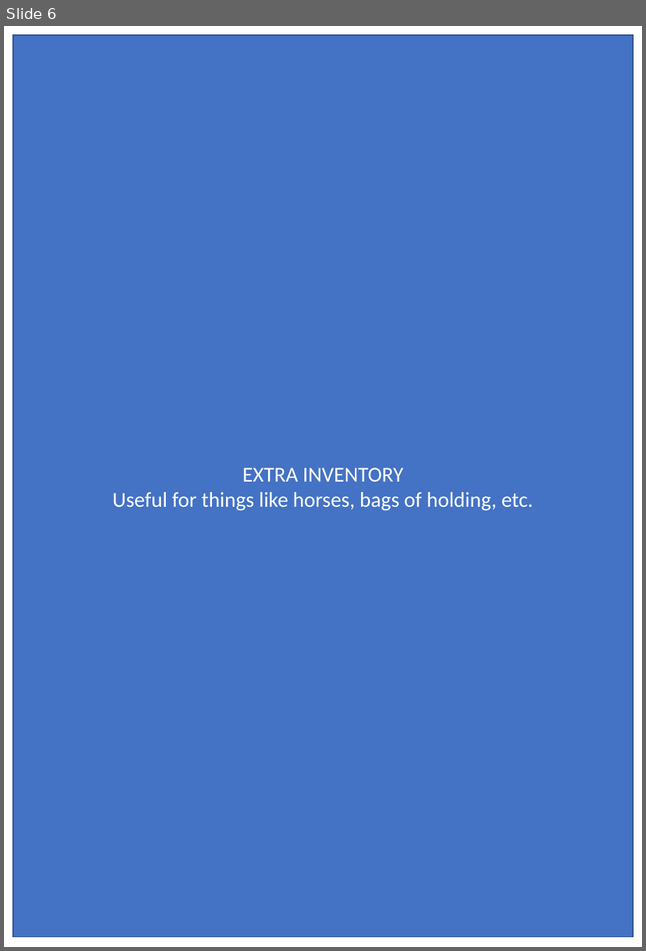
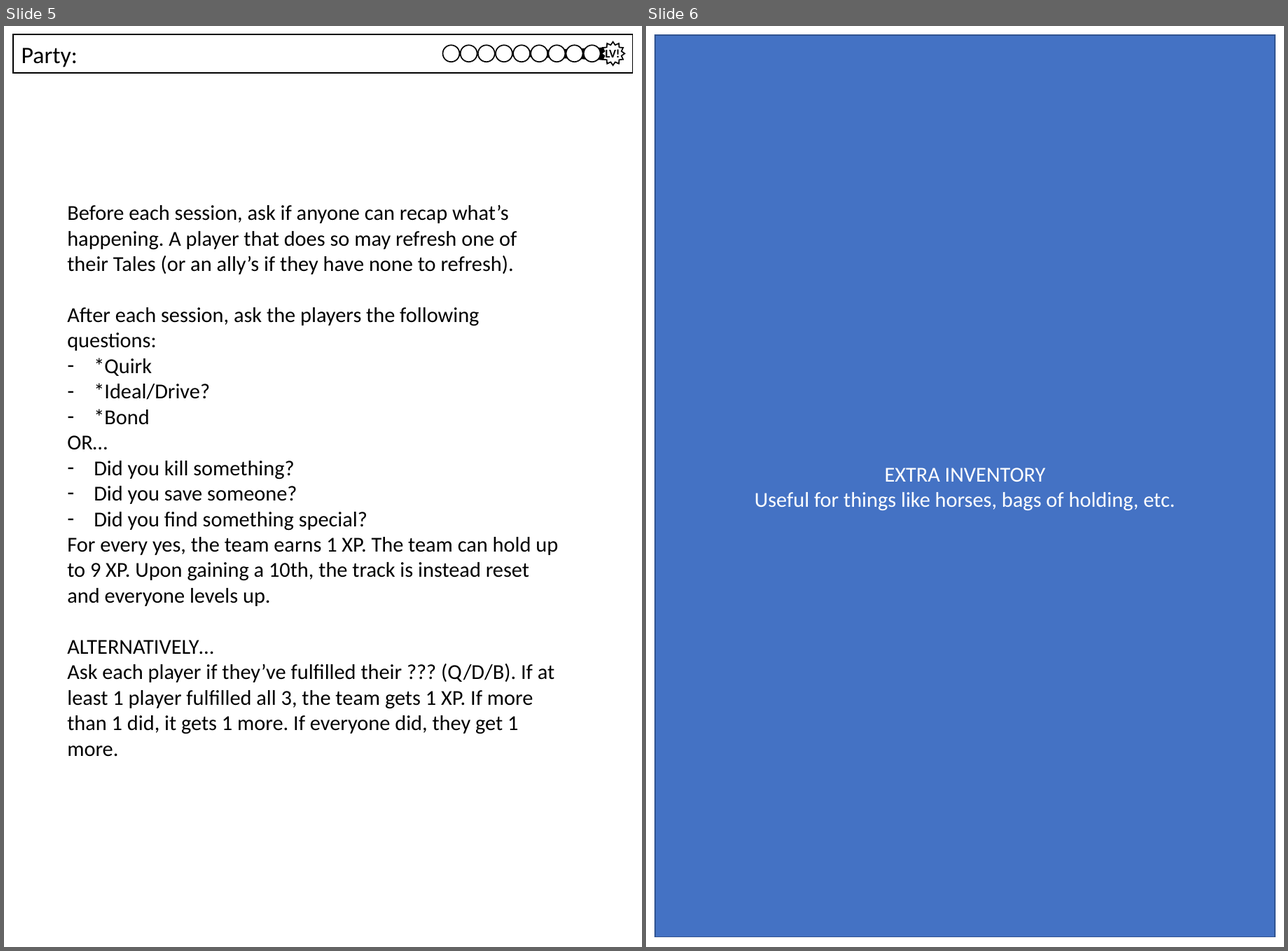
Before and after one commit to DrakirL/DrakirL.github.io, a slide deck: p10/sheets.pptx. Shown side by side, each under a label of ours: slide 6 before the commit, slides 5 and 6 after it. The pictures are 646x951 and 1288x951 pixels, drawn with LibreOffice and Linux fonts; fonts in the diff are those of the drawing. Boxes give left, top, right and bottom in pixels: in the first picture for what was removed or moved away, otherwise in the second. Text is boxed around its words. In the diff, an @@ line names an element or a change of style, - is before the commit and + after.

Commit message:
p10: Big push 2 - Before the playtest

```diff
--- a/p10/sheets.pptx
+++ b/p10/sheets.pptx
@@ slide 5 added at [4,26,642,947], background #FFFFFF @@
@@ rectangle added at [13,34,633,73], fill #FFFFFF, outline #000000 1 pt @@
@@ text added at [22,48,78,67], 20 pt, text #000000 @@
+Party:
@@ group added at [443,42,625,66]: 9 ellipses, 1 triangle, 1 star, 1 text @@
+LV!
@@ text added at [67,204,558,757], 18 pt, text #000000 @@
+Before each session, ask if anyone can recap what’s happening. A player that does so may refresh one of their Tales (or an ally’s if they have none to refresh).
+After each session, ask the players the following questions:
+– *Quirk
+– *Ideal/Drive?
+– *Bond
+OR…
+– Did you kill something?
+– Did you save someone?
+– Did you find something special?
+For every yes, the team earns 1 XP. The team can hold up to 9 XP. Upon gaining a 10th, the track is instead reset and everyone levels up.
+ALTERNATIVELY…
+Ask each player if they’ve fulfilled their ??? (Q/D/B). If at least 1 player fulfilled all 3, the team gets 1 XP. If more than 1 did, it gets 1 more. If everyone did, they get 1 more.
```
Also in this commit, not shown: 4 slides changed, 1 slide removed, 22 other files.
